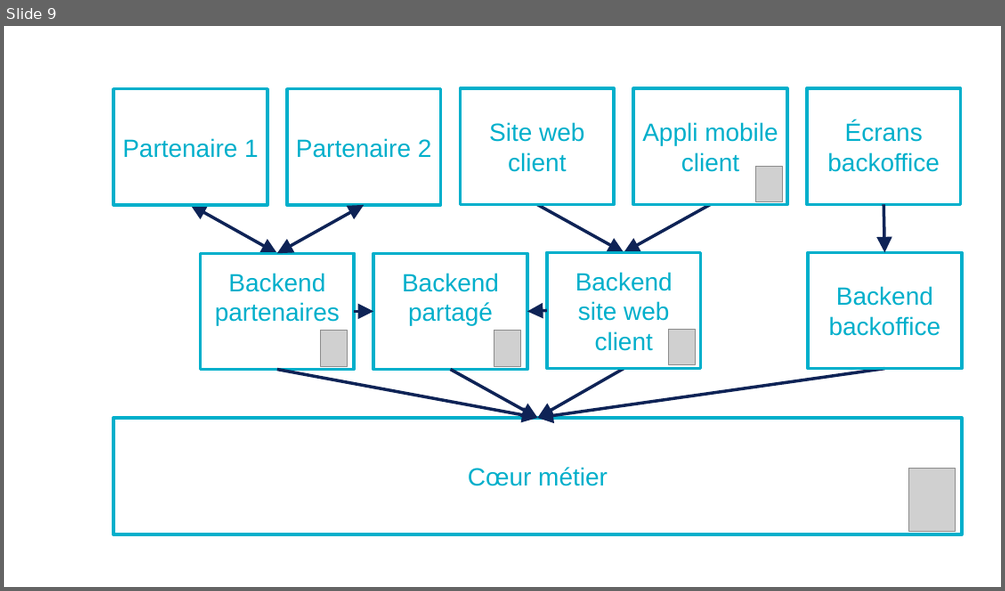
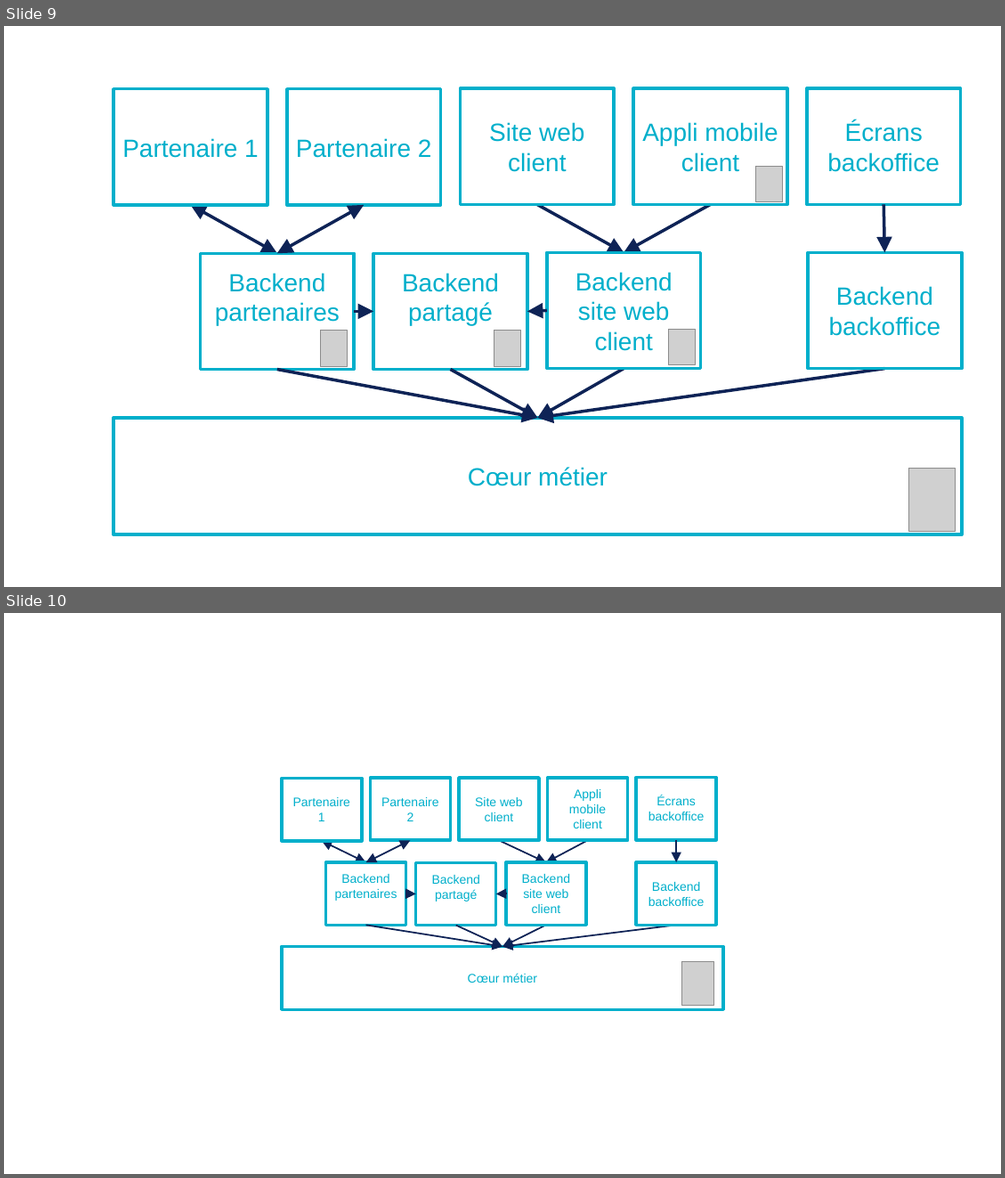
Before and after one commit to archiloque/blog, a slide deck: wip/omnicanal/slides.pptx. Shown one above the other, each under a label of ours: slide 9 before the commit, slides 9 and 10 after it. The pictures are 1005x591 and 1005x1178 pixels, drawn with LibreOffice and Linux fonts; fonts in the diff are those of the drawing; grey boxes stand for pictures; background and template pictures are left out. Boxes give left, top, right and bottom in pixels: in the first picture for what was removed or moved away, otherwise in the second. Text is boxed around its words. In the diff, an @@ line names an element or a change of style, - is before the commit and + after.

```diff
--- a/wip/omnicanal/slides.pptx
+++ b/wip/omnicanal/slides.pptx
@@ slide 10 added at (4, 613, 1001, 1174), background #FFFFFF @@
@@ rectangle added at (282, 779, 362, 841), outline #00AFCB 3 pt, 12 pt, text #00AFCB @@
+Partenaire 1
@@ rectangle added at (371, 778, 451, 840), outline #00AFCB 3 pt, 12 pt, text #00AFCB @@
+Partenaire 2
@@ rectangle added at (459, 778, 539, 840), outline #00AFCB 3 pt, 12 pt, text #00AFCB @@
+Site web client
@@ rectangle added at (548, 778, 628, 840), outline #00AFCB 3 pt, 12 pt, text #00AFCB @@
+Appli mobile client
@@ rectangle added at (636, 778, 716, 840), outline #00AFCB 3 pt, 12 pt, text #00AFCB @@
+Écrans backoffice
@@ double arrow added from (322, 841) to (366, 862), #0E2356 1.5 pt @@
@@ double arrow added from (410, 840) to (366, 862), #0E2356 1.5 pt @@
@@ arrow added from (499, 840) to (546, 862), #0E2356 1.5 pt @@
@@ arrow added from (587, 840) to (546, 862), #0E2356 1.5 pt @@
@@ arrow added from (676, 840) to (676, 862), #0E2356 1.5 pt @@
@@ rectangle added at (325, 862, 405, 925), outline #00AFCB 3 pt, 12 pt, text #00AFCB @@
+Backend partenaires
@@ rectangle added at (416, 863, 496, 925), outline #00AFCB 3 pt, 12 pt, text #00AFCB @@
+Backend partagé
@@ rectangle added at (506, 862, 586, 925), outline #00AFCB 3 pt, 12 pt, text #00AFCB @@
+Backend site web client
@@ rectangle added at (636, 862, 716, 925), outline #00AFCB 3 pt, 12 pt, text #00AFCB @@
+Backend backoffice
@@ arrow added from (406, 893) to (416, 894), #0E2356 1.5 pt @@
@@ arrow added from (506, 893) to (496, 894), #0E2356 1.5 pt @@
@@ arrow added from (366, 925) to (502, 947), #0E2356 1.5 pt @@
@@ arrow added from (455, 925) to (502, 947), #0E2356 1.5 pt @@
@@ arrow added from (546, 925) to (502, 947), #0E2356 1.5 pt @@
@@ arrow added from (676, 925) to (502, 947), #0E2356 1.5 pt @@
@@ rectangle added at (282, 947, 723, 1009), outline #00AFCB 3 pt, 12 pt, text #00AFCB @@
+Cœur métier
@@ picture added at (682, 962, 714, 1005) @@
```
Also in this commit, not shown: 1 slide changed, 4 other slides added, 15 other files.
